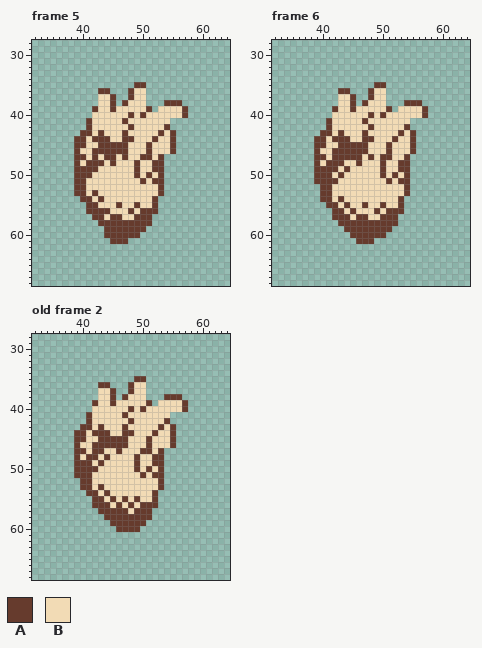
Two states of a pixel-art file, assets/ui/heart.aseprite. That is the earlier state.
100x100 pixels, 6 frames. Shown: frame 5: x 32..64, y 28..68; frame 6: x 32..64, y 28..68; old frame 2: x 32..64, y 28..68. The commit also changed other frames, which this record leaves out.
Palette (. is transparent): A #663b2d  B #f2dbb5
New version:
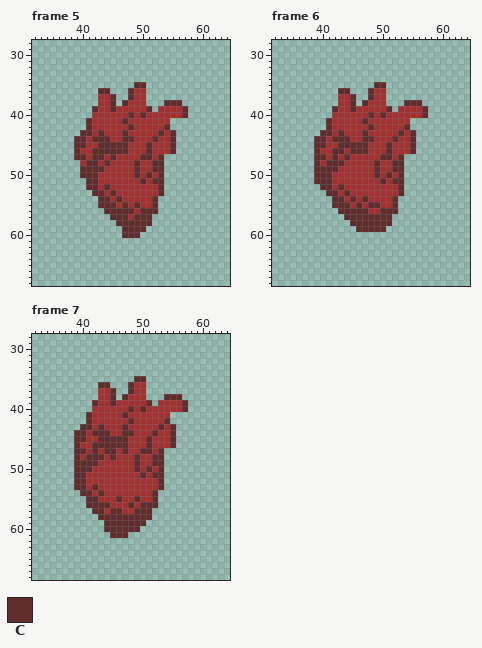
Colours new in this view: C #602c2c
A new or re-ordered frame is compared with the old frame closest to it.
Change:
frames 6 -> 8
colour B: #f2dbb5 -> #a53030
Frame 5:
y 35: x 49..50 AA -> CC
y 36: x 43..44 AA -> CC; x 48 A -> C
y 37: x 45 A -> C; x 48 A -> C
y 38: x 45 A -> C; x 47 A -> C; x 54..56 AAA -> CCC
y 39: x 42 A -> C; x 45 A -> C; x 51 A -> C; x 57 A -> C
y 40: x 48 A -> C; x 50 A -> C; x 57 A -> C
y 41: x 41 A -> C; x 47 A -> C
y 42: x 41 A -> C; x 48 A -> C; x 54 A -> C
y 43: x 40..41 AA -> CC; x 43 A -> C; x 47 A -> C; x 53 A -> C; x 55 A -> C
y 44: x 39..40 AA -> CC; x 42..44 AAA -> CCC; x 47..48 AA -> CC; x 52 A -> C; x 55 A -> C
y 45: x 39..40 AA -> CC; x 43..47 AAAAA -> CCCCC; x 51 A -> C; x 55 A -> C
y 46: x 39 A -> C; x 42..47 AAAAAA -> CCCCCC; x 51 A -> C; x 55 A -> C
y 47: x 39..40 AA -> CC; x 42..45 ABAA -> CCBC; x 47 A -> B; x 50..51 AA -> CC; x 53 A -> C
y 48: x 39 A -> .; x 41..45 AAABA -> CCBCB; x 49 A -> C; x 52..53 AA -> CC
y 49: x 39..43 AAAAB -> .CCCC; x 49 A -> C; x 52..53 AA -> CC
y 50: x 39..42 AAAB -> .CCC; x 49 A -> C; x 51 A -> C; x 53 A -> C
y 51: x 39..42 AABB -> ..CC; x 50 A -> C; x 52..53 AA -> CC
y 52: x 39..42 AABB -> ..CC; x 44 B -> C; x 53 A -> C
y 53: x 39..43 AABAB -> ...CC; x 45 B -> C; x 53 A -> C
y 54: x 40..44 AABAB -> ...CC; x 46 B -> C; x 52 A -> C
y 55: x 41..47 AABBBAB -> ..CCCBC; x 49 A -> C; x 52 A -> C
y 56: x 41..48 AAAABBBA -> ...CCCCC; x 50..52 AAA -> CCC
y 57: x 42..47 AABAAB -> ...CCC; x 49..51 AAA -> CCC
y 58: x 43..51 AAAAAAAAA -> ...CCCCCC
y 59: x 44..50 AAAAAAA -> ...CCCC
y 60: x 44..49 AAAAAA -> ...CCC
y 61: x 45..47 AAA -> ...
Frame 6:
y 35: x 49..50 AA -> CC
y 36: x 43..44 AA -> CC; x 48 A -> C
y 37: x 45 A -> C; x 48 A -> C
y 38: x 45 A -> C; x 47 A -> C; x 54..56 AAA -> CCC
y 39: x 42 A -> C; x 45 A -> C; x 51 A -> C; x 57 A -> C
y 40: x 48 A -> C; x 50 A -> C; x 57 A -> C
y 41: x 41 A -> C; x 47 A -> C
y 42: x 41 A -> C; x 48 A -> C; x 54 A -> C
y 43: x 40..41 AA -> CC; x 43 A -> C; x 47 A -> C; x 53 A -> C; x 55 A -> C
y 44: x 39..40 AA -> CC; x 42..44 AAA -> CCC; x 47..48 AA -> CC; x 52 A -> C; x 55 A -> C
y 45: x 39..40 AA -> CC; x 43..47 AAAAA -> CCCCC; x 51 A -> C; x 55 A -> C
y 46: x 39 A -> C; x 42..47 AAAAAA -> CCBCCC; x 51 A -> C; x 55 A -> C
y 47: x 39..40 AA -> CC; x 42..46 AAAAA -> CBCBB; x 48 A -> B; x 50..51 AA -> CC; x 53..54 BA -> C.
y 48: x 39 A -> C; x 41..43 AAA -> CCC; x 46 A -> B; x 49..50 BA -> CB; x 52..54 BAA -> CC.
y 49: x 39..42 AAAA -> CCCC; x 44 A -> B; x 49..50 BA -> CB; x 52..54 BAA -> CC.
y 50: x 39..41 AAA -> CCC; x 43 A -> B; x 49..54 BABABA -> CBCBC.
y 51: x 39..42 AAAA -> CCCB; x 50..54 BABAA -> CBCC.
y 52: x 40..41 AA -> CC; x 43 B -> C; x 53..54 BA -> C.
y 53: x 40..42 AAB -> .CC; x 44 B -> C; x 53..54 BA -> C.
y 54: x 40..43 AABA -> ..CC; x 45 B -> C; x 47 B -> C; x 52..53 BA -> C.
y 55: x 41..44 AABA -> .CCC; x 46..50 BABBA -> CBCCB; x 52..53 BA -> C.
y 56: x 42..47 AABABB -> .CCCCC; x 49..53 ABAAA -> BCCC.
y 57: x 42..52 AAABAABBAAA -> ..CCCCCCCC.
y 58: x 43..52 AAAAAAAAAA -> ..CCCCCCC.
y 59: x 44..51 AAAAAAAA -> ..CCCCC.
y 60: x 45..50 AAAAAA -> ......
y 61: x 46..48 AAA -> ...
Frame 7 is new; against old frame 2:
y 35: x 49..50 AA -> CC
y 36: x 43..44 AA -> CC; x 48 A -> C
y 37: x 45 A -> C; x 48 A -> C
y 38: x 45 A -> C; x 47 A -> C; x 54..56 AAA -> CCC
y 39: x 42 A -> C; x 45 A -> C; x 51 A -> C; x 57 A -> C
y 40: x 48 A -> C; x 50 A -> C; x 57 A -> C
y 41: x 41 A -> C; x 47 A -> C
y 42: x 41 A -> C; x 48 A -> C; x 54 A -> C
y 43: x 40..41 AA -> CC; x 43 A -> C; x 47 A -> C; x 53 A -> C; x 55 A -> C
y 44: x 39..40 AA -> CC; x 42..44 AAA -> CCC; x 47..48 AA -> CC; x 52 A -> C; x 55 A -> C
y 45: x 39..40 AA -> CC; x 43..47 AAAAA -> CCCCC; x 51 A -> C; x 55 A -> C
y 46: x 39 A -> C; x 42..47 AAAAAA -> CCCCCC; x 51 A -> C; x 55 A -> C
y 47: x 39..40 AA -> CC; x 42..47 AABBAB -> CBCCBC; x 50..51 AA -> CC; x 53 A -> C
y 48: x 39 A -> C; x 41..45 AABAB -> CCCBC; x 49 A -> C; x 52..53 AA -> CC
y 49: x 39..43 AAABA -> CCCCB; x 49 A -> C; x 52..53 AA -> CC
y 50: x 39..42 AAAA -> CCCB; x 49 A -> C; x 51 A -> C; x 53 A -> C
y 51: x 39..41 AAA -> CCB; x 50 A -> C; x 52..53 AA -> CC
y 52: x 39..41 .AA -> CCB; x 53 A -> C
y 53: x 39..43 .AABA -> CCBCB; x 53 A -> C
y 54: x 40..44 .AABA -> CCBCB; x 52 A -> C
y 55: x 41..43 .AA -> CCB; x 45..47 ABA -> BCB; x 49 A -> C; x 52 A -> C
y 56: x 41..44 .AAA -> CCCC; x 46 A -> B; x 48 A -> C; x 50..52 AAA -> CCC
y 57: x 42..47 .AAAAA -> CCBCCB; x 49..51 AAA -> CCC
y 58: x 43..51 .AAAAAAAA -> CCCCCCCCC
y 59: x 44..50 .AAAAAA -> CCCCCCC
y 60: x 44..49 ..AAAA -> CCCCCC
y 61: x 45..47 ... -> CCC
Boxes around the changes in both pictures, in picture pixels (x1, y1, x2, y2):
changed: (74, 82, 188, 244)
changed: (314, 82, 428, 244)
changed: (74, 376, 188, 538)
